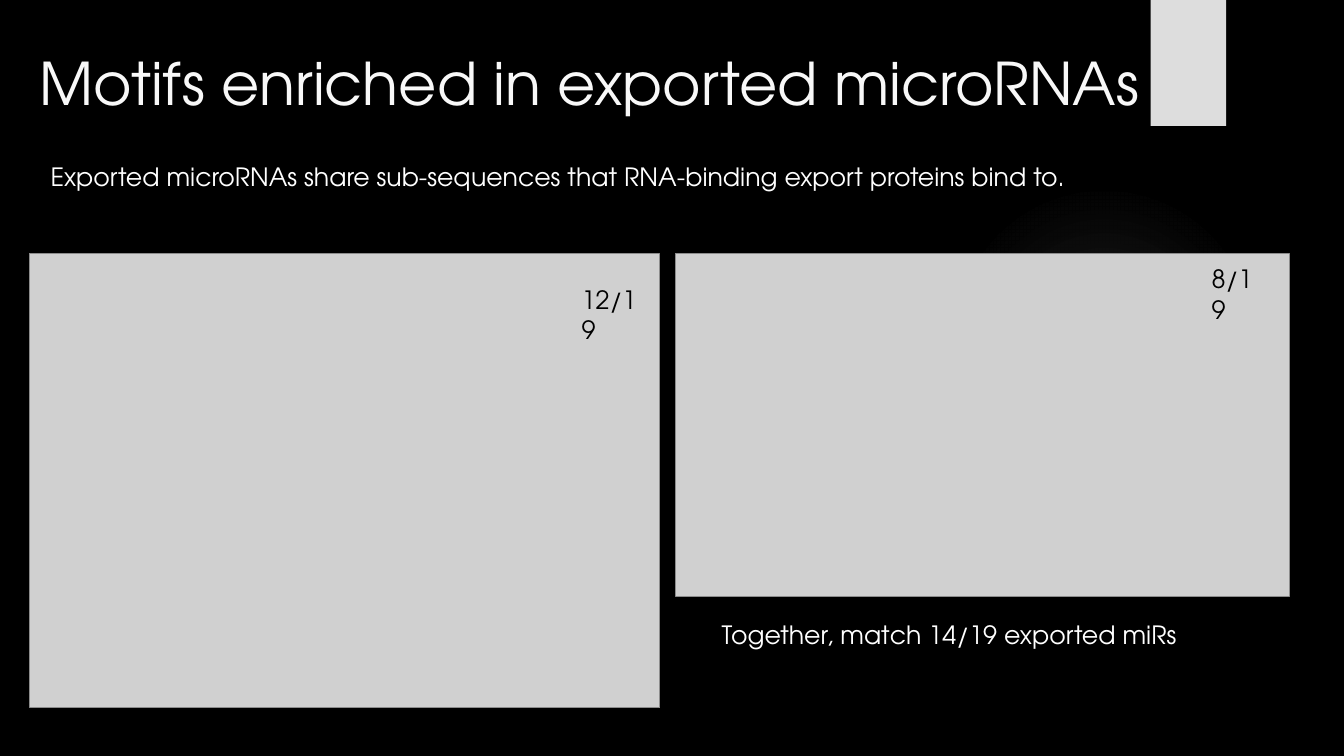
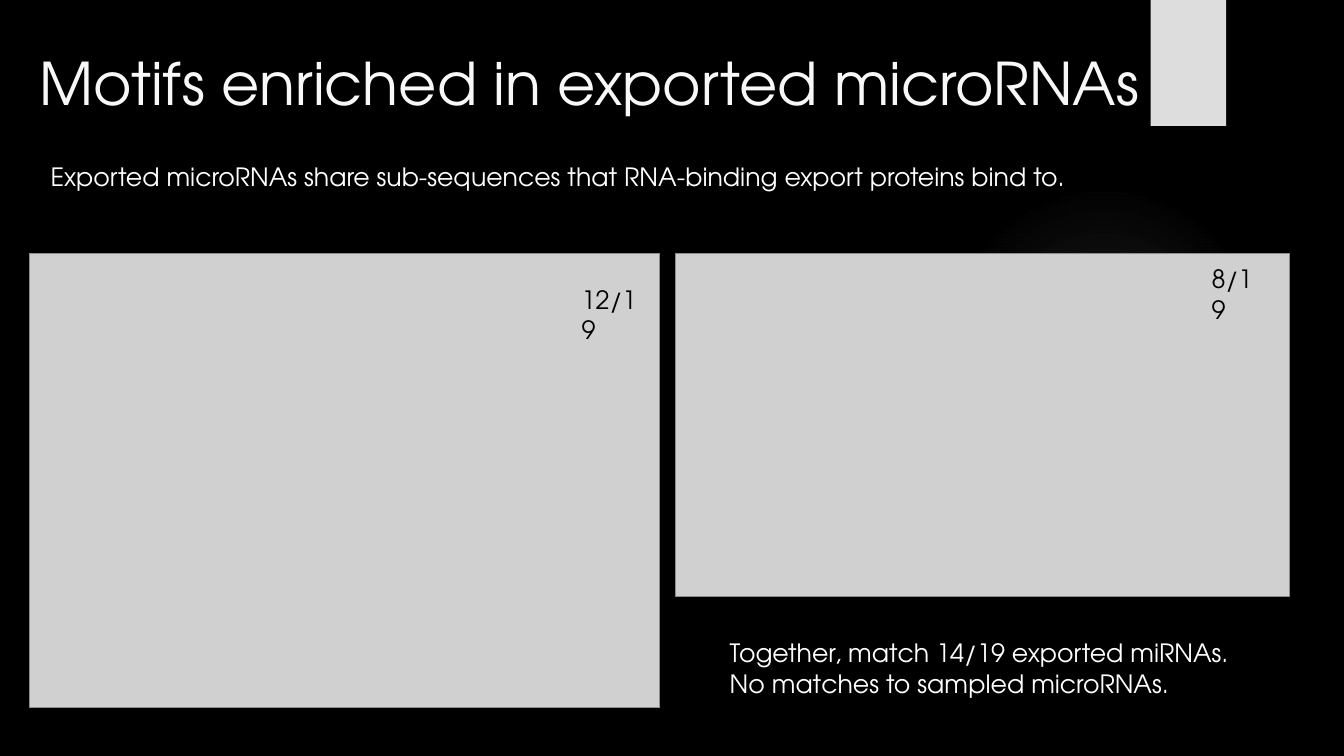
Before and after one commit to HarleyRobinson/Honours2, a slide deck: slide 13 of CollCompBiol.pptx. Drawn at 1344x756 pixels with LibreOffice and Linux fonts; fonts in the diff are those of the drawing; grey boxes stand for pictures; background and template pictures are left out. Boxes give left, top, right and bottom in pixels: in the first picture for what was removed or moved away, otherwise in the second. Text is boxed around its words. In the diff, an @@ line names an element or a change of style, - is before the commit and + after.

```diff
--- a/CollCompBiol.pptx
+++ b/CollCompBiol.pptx
@@ text at (730, 643, 1228, 698): text changed @@
-Together, match 14/19 exported miRs
+Together, match 14/19 exported miRNAs.
+No matches to sampled microRNAs.
```
Also in this commit, not shown: 9 other slides changed.
